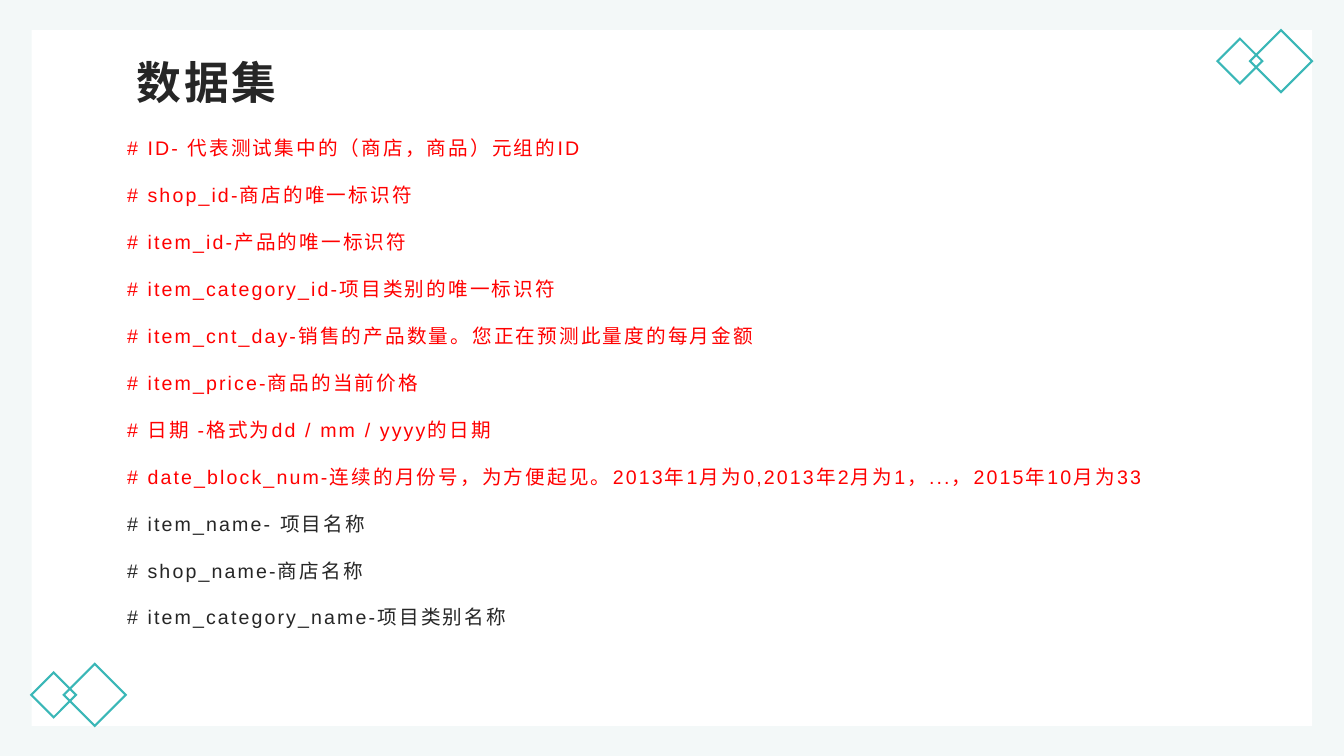
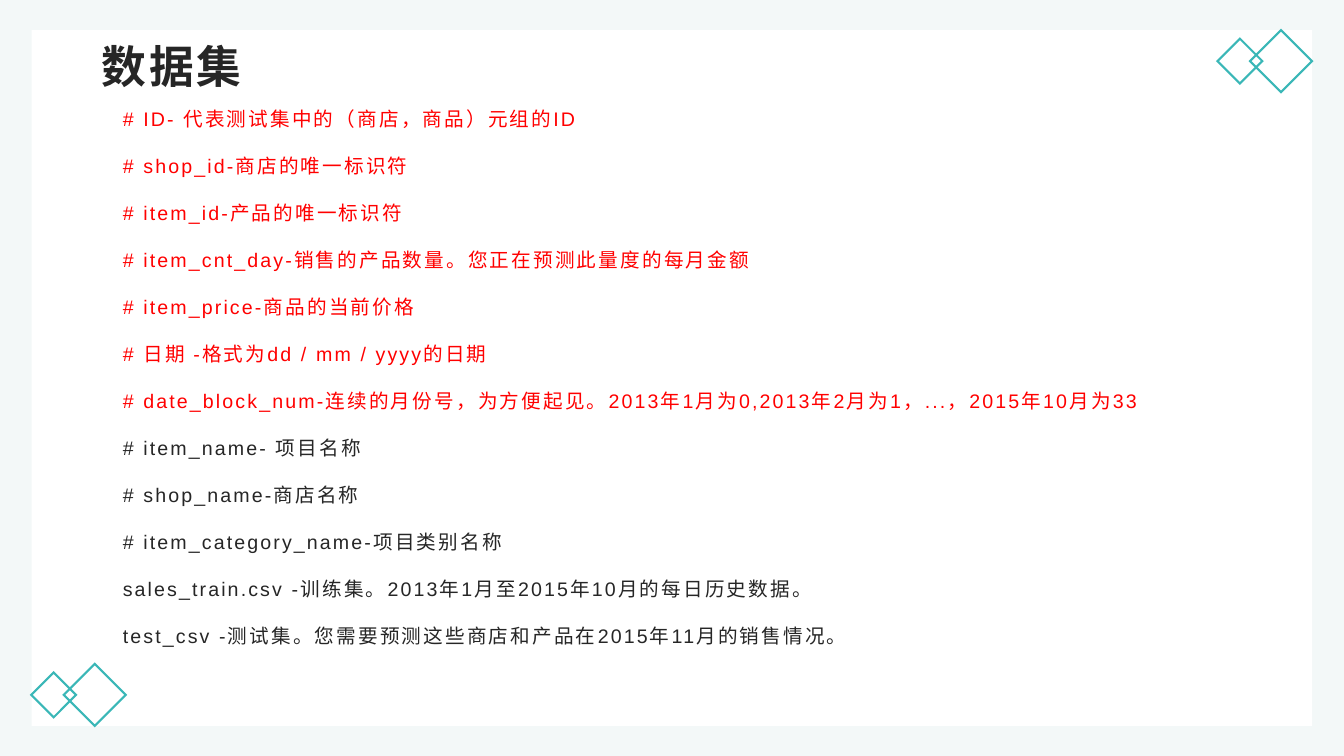
Before and after one commit to ZefanLin159/First-repository, a slide deck: slide 6 of Kaggle/Machine Learning.pptx (slide 7 before the commit). Drawn at 1344x756 pixels with LibreOffice and Linux fonts; fonts in the diff are those of the drawing. Boxes give left, top, right and bottom in pixels: in the first picture for what was removed or moved away, otherwise in the second. Text is boxed around its words. In the diff, an @@ line names an element or a change of style, - is before the commit and + after.

```diff
--- a/Kaggle/Machine Learning.pptx
+++ b/Kaggle/Machine Learning.pptx
@@ title "数据集": place and size @@
-title "数据集" at [137, 61, 277, 103]
+title "数据集" at [102, 45, 242, 87]
@@ text "# ID- 代表测试集中的（商店，商品）元组的ID": place and size @@
-text "# ID- 代表测试集中的（商店，商品）元组的ID" at [148, 138, 753, 628]
+text "# ID- 代表测试集中的（商店，商品）元组的ID" at [123, 109, 847, 645]
@@ text at [148, 279, 555, 300]: paragraph removed @@
-# item_category_id-项目类别的唯一标识符
@@ text at [123, 579, 847, 645]: paragraphs added @@
+sales_train.csv -训练集。2013年1月至2015年10月的每日历史数据。
+test_csv -测试集。您需要预测这些商店和产品在2015年11月的销售情况。
```
Also in this commit, not shown: 10 other slides changed, 1 slide added, 3 slides removed, 7 other files.
